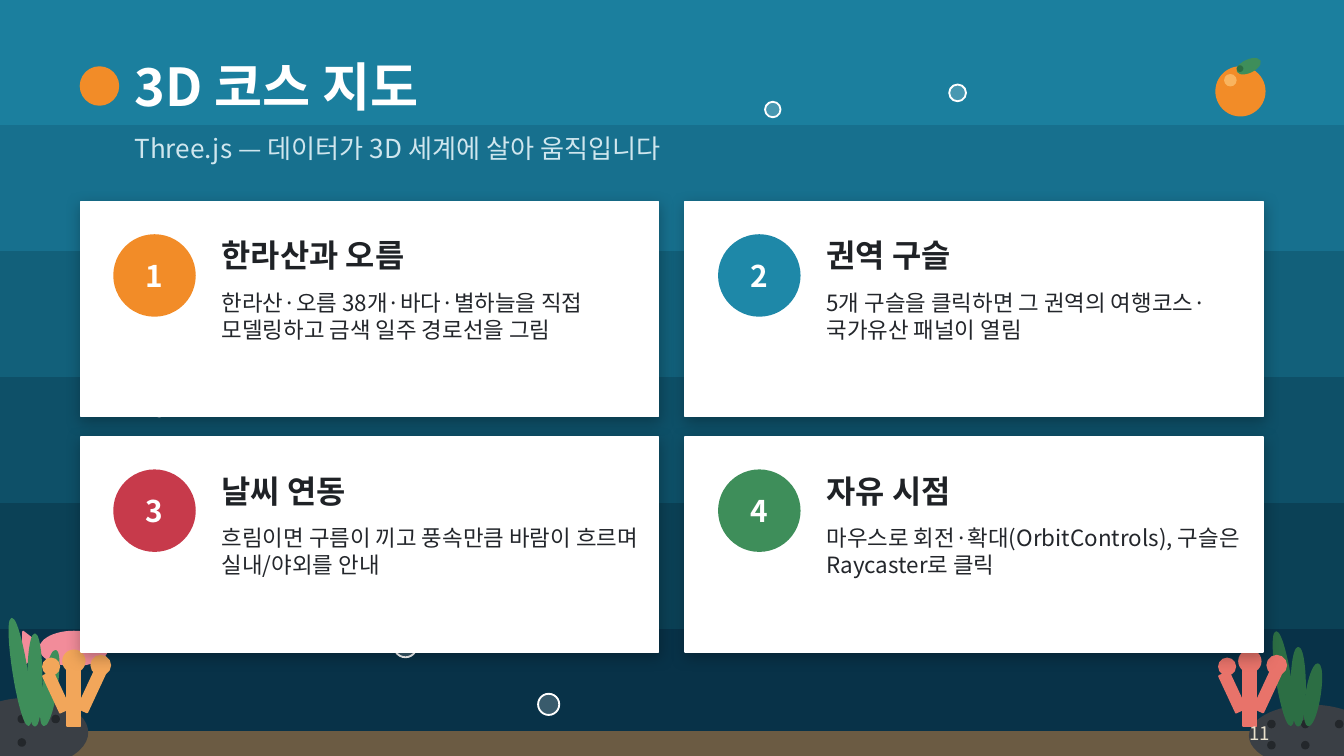
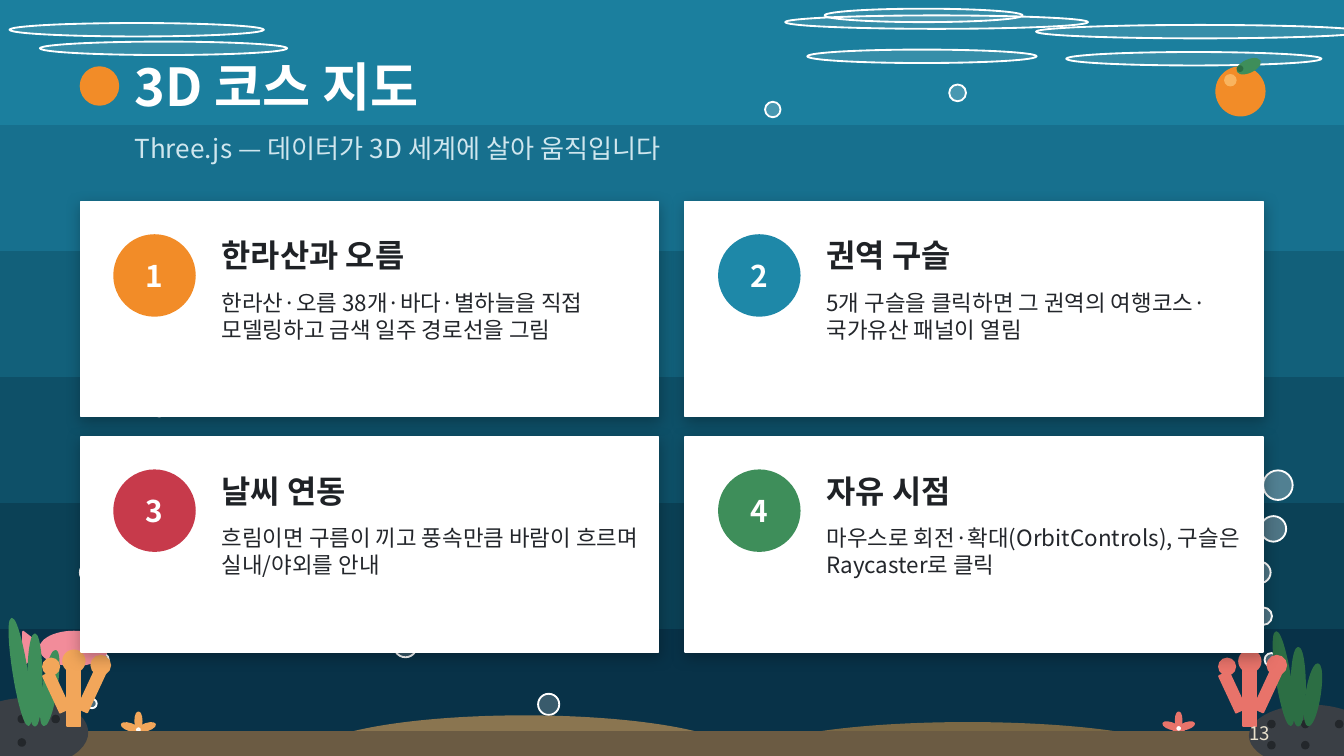
Before and after one commit to knh1992826-source/study2, a slide deck: slide 13 of docs/김예현_발표자료.pptx (slide 11 before the commit). Drawn at 1344x756 pixels with LibreOffice and Linux fonts; fonts in the diff are those of the drawing. Boxes give left, top, right and bottom in pixels: in the first picture for what was removed or moved away, otherwise in the second. Text is boxed around its words. In the diff, an @@ line names an element or a change of style, - is before the commit and + after.

```diff
--- a/docs/김예현_발표자료.pptx
+++ b/docs/김예현_발표자료.pptx
@@ ellipse added at [9,23,263,36], fill #FFFFFF at 12% opacity, outline #FFFFFF 1 pt @@
@@ ellipse added at [785,15,1087,28], fill #FFFFFF at 12% opacity, outline #FFFFFF 1 pt @@
@@ ellipse added at [824,8,1021,22], fill #FFFFFF at 12% opacity, outline #FFFFFF 1 pt @@
@@ ellipse added at [1036,26,1344,39], fill #FFFFFF at 12% opacity, outline #FFFFFF 1 pt @@
@@ ellipse added at [40,42,288,55], fill #FFFFFF at 12% opacity, outline #FFFFFF 1 pt @@
@@ ellipse added at [808,50,1038,63], fill #FFFFFF at 12% opacity, outline #FFFFFF 1 pt @@
@@ ellipse added at [1066,52,1321,66], fill #FFFFFF at 12% opacity, outline #FFFFFF 1 pt @@
@@ ellipse added at [1263,470,1293,500], fill #FFFFFF at 28% opacity, outline #FFFFFF 1 pt @@
@@ ellipse added at [1261,516,1286,542], fill #FFFFFF at 28% opacity, outline #FFFFFF 1 pt @@
@@ ellipse added at [1249,562,1270,583], fill #FFFFFF at 28% opacity, outline #FFFFFF 1 pt @@
@@ ellipse added at [1254,607,1271,625], fill #FFFFFF at 28% opacity, outline #FFFFFF 1 pt @@
@@ ellipse added at [95,653,109,667], fill #FFFFFF at 28% opacity, outline #FFFFFF 1 pt @@
@@ ellipse added at [1265,653,1278,667], fill #FFFFFF at 28% opacity, outline #FFFFFF 1 pt @@
@@ ellipse added at [87,699,97,708], fill #FFFFFF at 28% opacity, outline #FFFFFF 1 pt @@
@@ ellipse added at [134,712,141,730], fill #F2A65A, outline #F2A65A 1 pt @@
@@ ellipse added at [309,716,739,756], fill #8A7550, outline #8A7550 1 pt @@
@@ ellipse added at [1176,712,1181,728], fill #E8736A, outline #E8736A 1 pt @@
@@ ellipse added at [120,722,139,734], fill #F2A65A, outline #F2A65A 1 pt @@
@@ ellipse added at [126,728,142,746], fill #F2A65A, outline #F2A65A 1 pt @@
@@ ellipse added at [134,726,142,734], fill #F2A65A, outline #F2A65A 1 pt @@
@@ ellipse added at [135,728,151,746], fill #F2A65A, outline #F2A65A 1 pt @@
@@ ellipse added at [137,728,140,731], fill #FFFFFF at 60% opacity, outline #FFFFFF 1 pt @@
@@ ellipse added at [138,722,157,734], fill #F2A65A, outline #F2A65A 1 pt @@
@@ ellipse added at [753,723,1183,756], fill #7A6845, outline #7A6845 1 pt @@
@@ ellipse added at [1162,721,1179,731], fill #E8736A, outline #E8736A 1 pt @@
@@ ellipse added at [1166,727,1180,743], fill #E8736A, outline #E8736A 1 pt @@
@@ ellipse added at [1175,724,1183,732], fill #E8736A, outline #E8736A 1 pt @@
@@ ellipse added at [1177,727,1191,743], fill #E8736A, outline #E8736A 1 pt @@
@@ ellipse added at [1177,727,1180,730], fill #FFFFFF at 60% opacity, outline #FFFFFF 1 pt @@
@@ ellipse added at [1178,721,1195,731], fill #E8736A, outline #E8736A 1 pt @@
@@ page number at [1250,721,1271,746]: text changed @@
-11
+13
```
Also in this commit, not shown: 17 other slides changed, 2 slides added.
